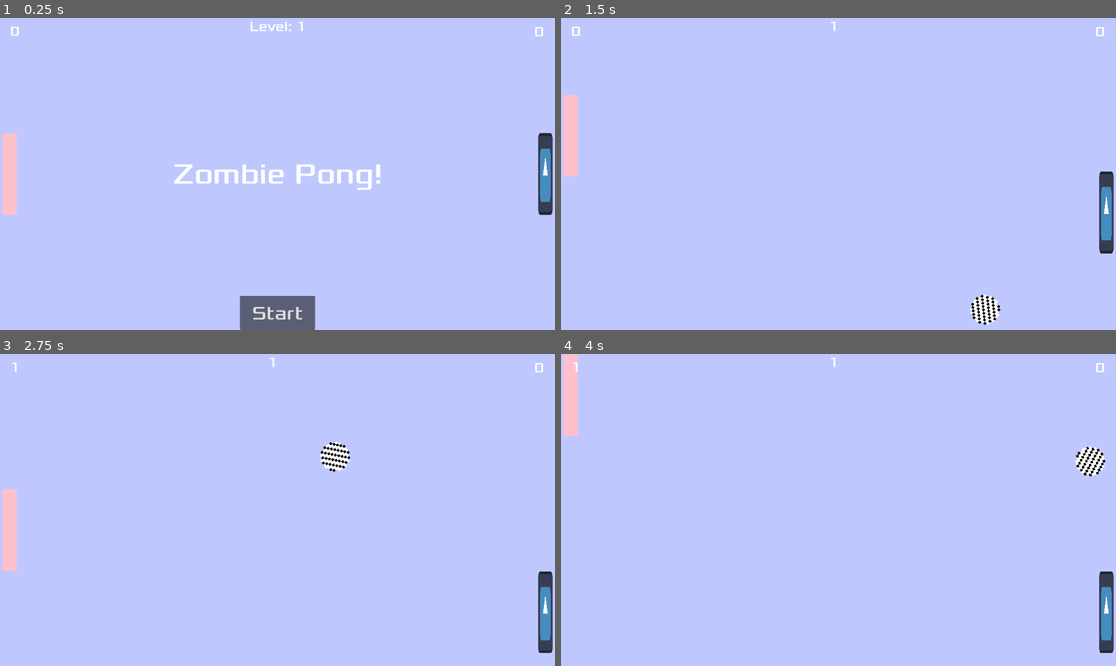
Above: before the commit, frames 1-4 (two rows, left to right).
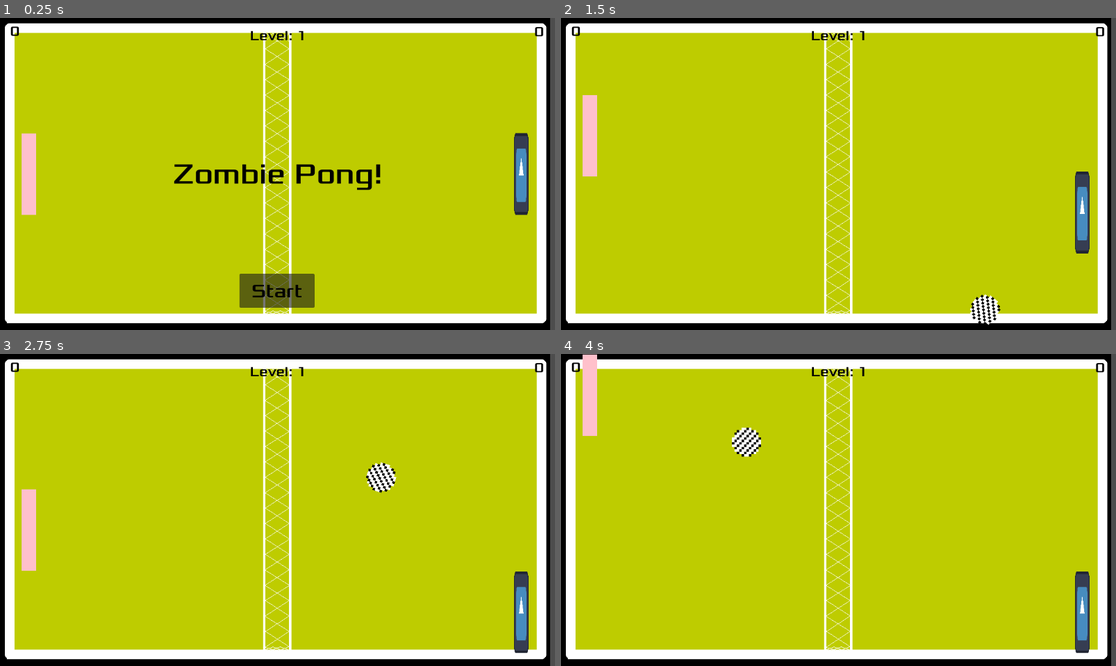
Above: after the commit, the same moments.

Repository: wrchipman/zombiepong
Game: Godot game, scene res://scenes/main.tscn
Same seed, same stepped clock (60 frames per second), same inputs: the game is played once before the commit and once after it. The engine's default icon, where the game draws it, is replaced by a stand-in: a white triangle on a blue panel in a dark square.
Inputs:
- Up to frame 1 (0.25 s): no input
- Up to frame 2 (1.5 s): click "Start" at 0.5 s; hold W (P1Up) from 1.28 s (still down); hold Down (P2Down) from 1.28 s (still down)
- Up to frame 3 (2.75 s): release W (P1Up) at 2.03 s; release Down (P2Down) at 2.03 s; hold S (P1Down) from 2.03 s (still down); tap Up (P2Up) at 2.1 s
- Up to frame 4 (4 s): release S (P1Down) at 2.78 s; hold Down (P2Down) 2.78-3.53 s; hold W (P1Up) from 2.78 s (still down); tap Up (P2Up) at 3.6 s

The runs differ from the first frame. In frame 1, 100% of the frame differs, in the area x 0-100%, y 0-100%; in frame 2, 100%; in frame 3, 100%; in frame 4, 100%.

Commit message:
Added graphics and sound

Diff:
--- a/scenes/ball.gd
+++ b/scenes/ball.gd
@@ -3,7 +3,8 @@
 var ball_speed
 @export var rotation_speed = 1.5
 var rotation_direction = 1
-
+var wall_bounce_sound = preload("res://assets/sounds/wall_bounce.wav")
+var paddle_bounce_sound = preload("res://assets/sounds/paddle_hit.wav")
 
 
 # Called when the node enters the scene tree for the first time.
@@ -24,6 +25,12 @@
 		ball_speed = ball_speed.bounce(collision_info.get_normal())
 		if collision_info.get_collider().collision_layer == 2:
 			rotation_direction *= -1
+			$AudioStreamPlayer2D.set_stream(paddle_bounce_sound)
+			$AudioStreamPlayer2D.play()
+		else:
+			$AudioStreamPlayer2D.set_stream(wall_bounce_sound)
+			$AudioStreamPlayer2D.play()
+
 
 
 func set_ball_speed(level_adjust):
--- a/scenes/ball.tscn
+++ b/scenes/ball.tscn
@@ -1,7 +1,7 @@
 [gd_scene load_steps=4 format=3 uid="uid://b4tlgbwgg4vnl"]
 
 [ext_resource type="Script" uid="uid://c46u6fpqhwdus" path="res://scenes/ball.gd" id="1_cxlvu"]
-[ext_resource type="Texture2D" uid="uid://c0lqjwdjnibnr" path="res://assets/SimpleBall.png" id="2_cxlvu"]
+[ext_resource type="Texture2D" uid="uid://c0lqjwdjnibnr" path="res://assets/sprites/SimpleBall.png" id="2_cxlvu"]
 
 [sub_resource type="CircleShape2D" id="CircleShape2D_f7cbr"]
 radius = 31.0644
@@ -17,3 +17,5 @@
 
 [node name="CollisionShape2D" type="CollisionShape2D" parent="."]
 shape = SubResource("CircleShape2D_f7cbr")
+
+[node name="AudioStreamPlayer2D" type="AudioStreamPlayer2D" parent="."]
--- a/scenes/hud.gd
+++ b/scenes/hud.gd
@@ -8,7 +8,7 @@
 	$ScoreLabelPlayer2.text = str(score)
 
 func update_level(level):
-	$LevelLabel.text = str(level)
+	$LevelLabel.text = str("Level: ", level)
 
 func update_title(message):
 	$TitleLabel.text = message
@@ -17,3 +17,11 @@
 func _on_start_button_pressed():
 	$StartButton.hide()
 	start_game.emit()
+
+func restart_game():
+	$P1LevelCoin1.hide()
+	$P1LevelCoin2.hide()
+	$P1LevelCoin3.hide()
+	$P2LevelCoin1.hide()
+	$P2LevelCoin2.hide()
+	$P2LevelCoin3.hide()
--- a/scenes/hud.tscn
+++ b/scenes/hud.tscn
@@ -1,7 +1,8 @@
-[gd_scene load_steps=3 format=3 uid="uid://be2cp3hocy4ok"]
+[gd_scene load_steps=4 format=3 uid="uid://be2cp3hocy4ok"]
 
 [ext_resource type="Script" uid="uid://d0qxx8287qdwe" path="res://scenes/hud.gd" id="1_ahhtf"]
 [ext_resource type="FontFile" uid="uid://cmabd7w4grjse" path="res://assets/font/Xolonium-Regular.ttf" id="2_oo0fn"]
+[ext_resource type="PackedScene" uid="uid://x6pr68t73dsb" path="res://scenes/level_coin.tscn" id="3_5ysmq"]
 
 [node name="HUD" type="CanvasLayer"]
 script = ExtResource("1_ahhtf")
@@ -9,11 +10,43 @@
 [node name="ScoreLabelPlayer1" type="Label" parent="."]
 offset_right = 63.0
 offset_bottom = 56.0
+theme_override_colors/font_color = Color(0, 0, 0, 1)
 theme_override_fonts/font = ExtResource("2_oo0fn")
 theme_override_font_sizes/font_size = 28
 text = "0"
 horizontal_alignment = 1
 vertical_alignment = 1
+
+[node name="P1LevelCoin1" parent="." instance=ExtResource("3_5ysmq")]
+visible = false
+position = Vector2(76, 32)
+scale = Vector2(5, 5)
+
+[node name="P1LevelCoin2" parent="." instance=ExtResource("3_5ysmq")]
+visible = false
+position = Vector2(111, 32)
+scale = Vector2(5, 5)
+
+[node name="P1LevelCoin3" parent="." instance=ExtResource("3_5ysmq")]
+visible = false
+position = Vector2(144, 32)
+scale = Vector2(5, 5)
+frame_progress = 0.548945
+
+[node name="P2LevelCoin1" parent="." instance=ExtResource("3_5ysmq")]
+visible = false
+position = Vector2(984, 32)
+scale = Vector2(5, 5)
+
+[node name="P2LevelCoin2" parent="." instance=ExtResource("3_5ysmq")]
+visible = false
+position = Vector2(1020, 32)
+scale = Vector2(5, 5)
+
+[node name="P2LevelCoin3" parent="." instance=ExtResource("3_5ysmq")]
+visible = false
+position = Vector2(1056, 32)
+scale = Vector2(5, 5)
 
 [node name="ScoreLabelPlayer2" type="Label" parent="."]
 anchors_preset = 1
@@ -22,6 +55,7 @@
 offset_left = -66.0
 offset_bottom = 57.0
 grow_horizontal = 0
+theme_override_colors/font_color = Color(0, 0, 0, 1)
 theme_override_fonts/font = ExtResource("2_oo0fn")
 theme_override_font_sizes/font_size = 28
 text = "0"
@@ -32,13 +66,18 @@
 anchors_preset = 5
 anchor_left = 0.5
 anchor_right = 0.5
-offset_left = -20.0
-offset_right = 20.0
-offset_bottom = 23.0
+offset_left = -57.0
+offset_top = 19.0
+offset_right = 60.0
+offset_bottom = 54.0
 grow_horizontal = 2
+theme_override_colors/font_color = Color(0, 0, 0, 1)
 theme_override_fonts/font = ExtResource("2_oo0fn")
 theme_override_font_sizes/font_size = 28
 text = "Level: 1"
+horizontal_alignment = 1
+vertical_alignment = 1
+autowrap_mode = 3
 
 [node name="TitleLabel" type="Label" parent="."]
 anchors_preset = 8
@@ -52,9 +91,12 @@
 offset_bottom = 11.5
 grow_horizontal = 2
 grow_vertical = 2
+theme_override_colors/font_color = Color(0, 0, 0, 1)
 theme_override_fonts/font = ExtResource("2_oo0fn")
 theme_override_font_sizes/font_size = 60
 text = "Zombie Pong!"
+horizontal_alignment = 1
+vertical_alignment = 1
 
 [node name="StartButton" type="Button" parent="."]
 anchors_preset = 7
@@ -62,11 +104,13 @@
 anchor_top = 1.0
 anchor_right = 0.5
 anchor_bottom = 1.0
-offset_left = -78.0
-offset_top = -71.0
-offset_right = 78.0
+offset_left = -79.0
+offset_top = -117.0
+offset_right = 77.0
+offset_bottom = -46.0
 grow_horizontal = 2
 grow_vertical = 0
+theme_override_colors/font_color = Color(0, 0, 0, 1)
 theme_override_fonts/font = ExtResource("2_oo0fn")
 theme_override_font_sizes/font_size = 40
 text = "Start"
--- /dev/null
+++ b/scenes/level_coin.tscn
@@ -0,0 +1,52 @@
+[gd_scene load_steps=8 format=3 uid="uid://x6pr68t73dsb"]
+
+[ext_resource type="Texture2D" uid="uid://bbtc482kxauo6" path="res://assets/sprites/SpinningCoin.png" id="1_0568i"]
+
+[sub_resource type="AtlasTexture" id="AtlasTexture_8wyup"]
+atlas = ExtResource("1_0568i")
+region = Rect2(0, 0, 8, 8)
+
+[sub_resource type="AtlasTexture" id="AtlasTexture_xu6om"]
+atlas = ExtResource("1_0568i")
+region = Rect2(8, 0, 8, 8)
+
+[sub_resource type="AtlasTexture" id="AtlasTexture_bdvjw"]
+atlas = ExtResource("1_0568i")
+region = Rect2(16, 0, 8, 8)
+
+[sub_resource type="AtlasTexture" id="AtlasTexture_jrrp7"]
+atlas = ExtResource("1_0568i")
+region = Rect2(24, 0, 8, 8)
+
+[sub_resource type="AtlasTexture" id="AtlasTexture_qrqm6"]
+atlas = ExtResource("1_0568i")
+region = Rect2(32, 0, 8, 8)
+
+[sub_resource type="SpriteFrames" id="SpriteFrames_1gi83"]
+animations = [{
+"frames": [{
+"duration": 1.0,
+"texture": SubResource("AtlasTexture_8wyup")
+}, {
+"duration": 1.0,
+"texture": SubResource("AtlasTexture_xu6om")
+}, {
+"duration": 1.0,
+"texture": SubResource("AtlasTexture_bdvjw")
+}, {
+"duration": 1.0,
+"texture": SubResource("AtlasTexture_jrrp7")
+}, {
+"duration": 1.0,
+"texture": SubResource("AtlasTexture_qrqm6")
+}],
+"loop": true,
+"name": &"default",
+"speed": 10.0
+}]
+
+[node name="LevelCoin" type="AnimatedSprite2D"]
+sprite_frames = SubResource("SpriteFrames_1gi83")
+autoplay = "default"
+frame = 3
+frame_progress = 0.853607
--- a/scenes/main.gd
+++ b/scenes/main.gd
@@ -7,10 +7,10 @@
 var level = 1
 signal adjust_speed(float)
 var max_score_per_level = 2
-var max_levels = 1
+var max_levels = 5
+var player1_level = 0
+var player2_level = 0
 #TODO
-#Indicate player that won
-#Track number of level wins per player. Maybe an icon next to score
 #Update Graphics
 #Add Sound
 #Add number of player selection
@@ -21,10 +21,10 @@
 # Called when the node enters the scene tree for the first time.
 func _ready():
 	screen_size = get_viewport_rect().size
-	$ColorRect.size = screen_size
-	$ColorRect.position = Vector2.ZERO
-	$Player1.position = Vector2(20, screen_size.y/2)
-	$Player2.position = Vector2(screen_size.x - 20 , screen_size.y/2)
+
+	$Background.position = Vector2(screen_size.x/2 - 10, screen_size.y/2)
+	$Player1.position = Vector2(60, screen_size.y/2)
+	$Player2.position = Vector2(screen_size.x - 70 , screen_size.y/2)
 	ball_start_position = Vector2(screen_size.x/2, screen_size.y/2)
 	$Ball.position = ball_start_position
 	$TopWall.position = Vector2(screen_size.x/2, 0)
@@ -38,12 +38,15 @@
 	score1 = 0
 	score2 = 0
 	level = 1
+	player1_level = 0
+	player2_level = 0
 	reset_ball(level)
 
 	$HUD.update_player1_score(score1)
 	$HUD.update_player1_score(score2)
 	$HUD.update_level(level)
 	$HUD/TitleLabel.hide()
+	$HUD.restart_game()
 
 # Called every frame. 'delta' is the elapsed time since the previous frame.
 func _process(_delta):
@@ -59,23 +62,46 @@
 		reset_and_raise_level()
 #
 func reset_and_raise_level():
+	if score1 == max_score_per_level:
+		player1_level += 1
+		match player1_level:
+			1:
+				$HUD/P1LevelCoin1.show()
+			2:
+				$HUD/P1LevelCoin2.show()
+			3:
+				$HUD/P1LevelCoin3.show()
+				end_game()
+	else:
+		player2_level += 1
+		match player2_level:
+			1:
+				$HUD/P2LevelCoin1.show()
+			2:
+				$HUD/P2LevelCoin2.show()
+			3:
+				$HUD/P2LevelCoin3.show()
+				end_game()
+
 	score1 = 0
 	score2 = 0
 	level += 1
+
 
 	reset_ball(level)
 	$HUD.update_player1_score(score1)
 	$HUD.update_player1_score(score2)
 	$HUD.update_level(level)
-	if level > max_levels:
-		end_game()
 
 func end_game():
 	$Ball.position = ball_start_position
 	$Ball.stop_ball()
-	$Ball.hide()
+	#$Ball.hide()
 	$HUD/TitleLabel.show()
-	$HUD.update_title("Game Over")
+	if player1_level > player2_level:
+		$HUD.update_title("Game Over\nPLayer 1 Wins")
+	else:
+		$HUD.update_title("Game Over\nPLayer 2 Wins")
 	$HUD/StartButton.show()
 
 func reset_ball(new_level):
--- a/scenes/main.tscn
+++ b/scenes/main.tscn
@@ -1,7 +1,8 @@
-[gd_scene load_steps=7 format=3 uid="uid://c3sj1culhx058"]
+[gd_scene load_steps=8 format=3 uid="uid://c3sj1culhx058"]
 
 [ext_resource type="Script" uid="uid://bsudw0iddm2wy" path="res://scenes/main.gd" id="1_0wfyh"]
 [ext_resource type="PackedScene" uid="uid://c1ul2x5f172bj" path="res://scenes/player1.tscn" id="2_0wfyh"]
+[ext_resource type="Texture2D" uid="uid://dgv5jhnx5p8cf" path="res://assets/sprites/PongBackground.png" id="2_o6xl0"]
 [ext_resource type="PackedScene" uid="uid://dtdy7ld71j0o8" path="res://scenes/player2.tscn" id="3_sugp2"]
 [ext_resource type="PackedScene" uid="uid://b4tlgbwgg4vnl" path="res://scenes/ball.tscn" id="4_jyhfs"]
 [ext_resource type="PackedScene" uid="uid://bvjm3vp7ud6ia" path="res://scenes/wall.tscn" id="5_tbgi4"]
@@ -10,8 +11,8 @@
 [node name="Main" type="Node2D"]
 script = ExtResource("1_0wfyh")
 
-[node name="ColorRect" type="ColorRect" parent="."]
-color = Color(0.745098, 0.784314, 1, 1)
+[node name="Background" type="Sprite2D" parent="."]
+texture = ExtResource("2_o6xl0")
 
 [node name="Player1" parent="." instance=ExtResource("2_0wfyh")]
 
--- a/scenes/player1.tscn
+++ b/scenes/player1.tscn
@@ -1,7 +1,7 @@
 [gd_scene load_steps=4 format=3 uid="uid://c1ul2x5f172bj"]
 
 [ext_resource type="Script" uid="uid://duww7wxgr613x" path="res://scenes/player1.gd" id="1_qir2g"]
-[ext_resource type="Texture2D" uid="uid://ctl2o5u4aphe0" path="res://assets/PinkSquare.png" id="2_qir2g"]
+[ext_resource type="Texture2D" uid="uid://ctl2o5u4aphe0" path="res://assets/sprites/PinkSquare.png" id="2_qir2g"]
 
 [sub_resource type="RectangleShape2D" id="RectangleShape2D_3vyb7"]
 size = Vector2(30.5, 169.68)
Not shown, added: assets/sounds/paddle_hit.wav.import
Not shown, added: assets/sounds/wall_bounce.wav.import
Renamed: assets/PinkSquare.png -> assets/sprites/PinkSquare.png
Not shown, added: assets/sprites/PinkSquare.png.import
Binary file added: assets/sprites/PongBackground.png
Not shown, changed: assets/sprites/PongBackground.png.import
Renamed: assets/SimpleBall.png -> assets/sprites/SimpleBall.png
Not shown, changed: assets/sprites/SimpleBall.png.import
Binary file added: assets/sprites/SpinningCoin.png
Not shown, added: assets/sprites/SpinningCoin.png.import
Not shown, added: assets/sounds/paddle_hit.wav
Not shown, added: assets/sounds/wall_bounce.wav
